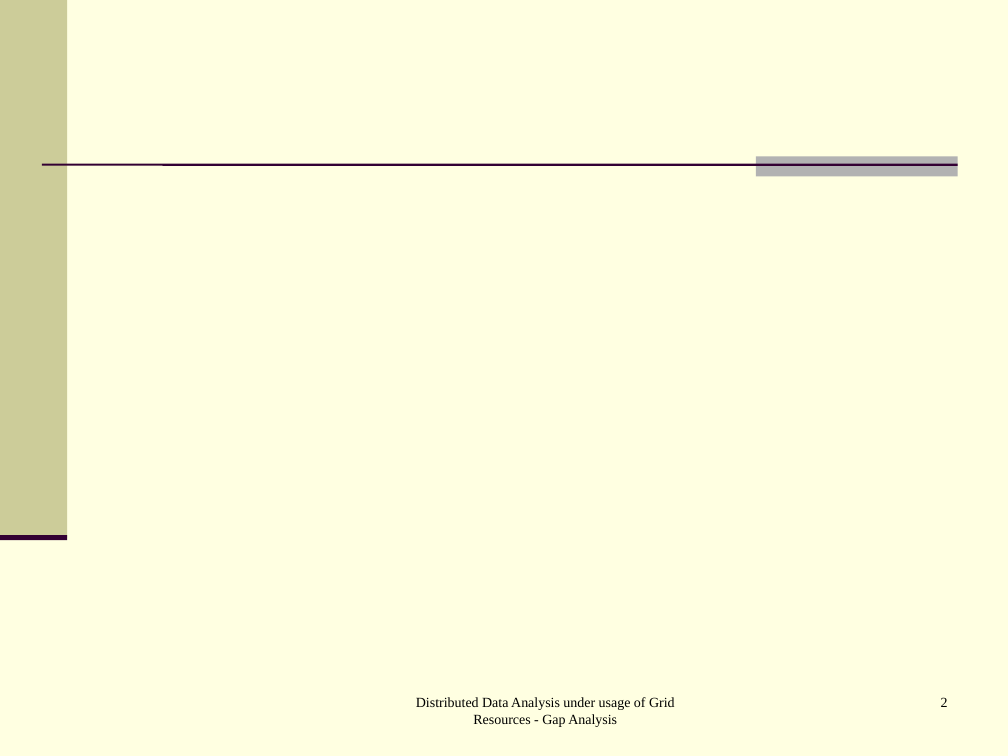
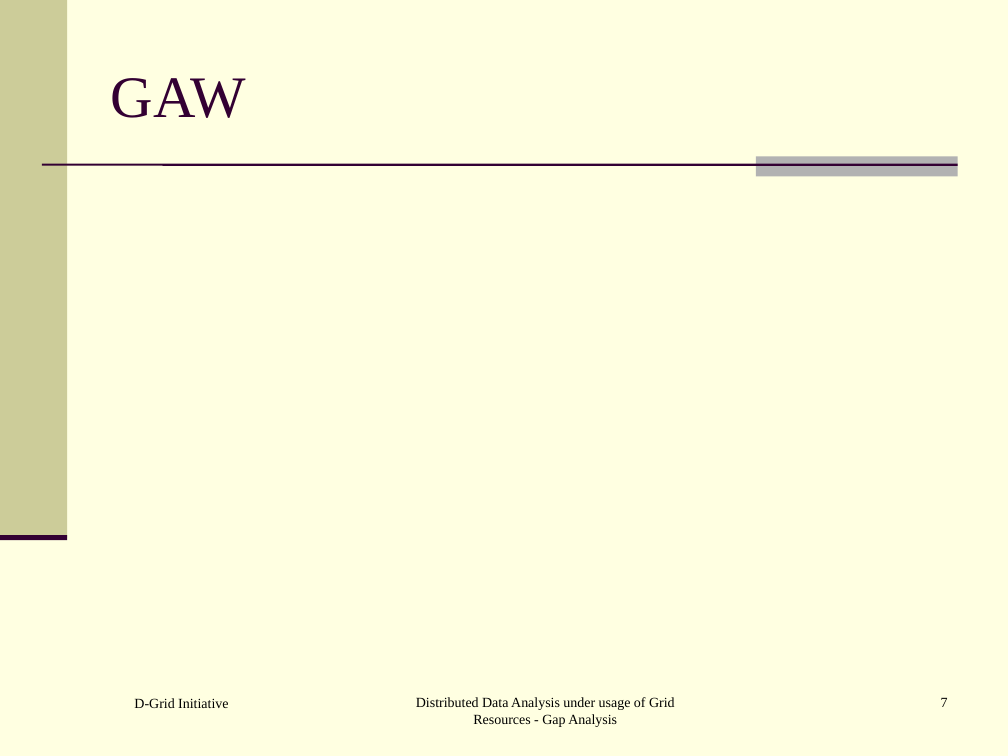
Before and after one commit to AnarManafov/PoDDocumentation, a slide deck: slide 7 of HEPCG-Workshops/2006-Nov/HEPCG-Workshops-2006-Nov.ppt (slide 2 before the commit). Drawn at 1008x756 pixels with LibreOffice and Linux fonts; fonts in the diff are those of the drawing. Boxes give left, top, right and bottom in pixels: in the first picture for what was removed or moved away, otherwise in the second. Text is boxed around its words. In the diff, an @@ line names an element or a change of style, - is before the commit and + after.

```diff
--- a/HEPCG-Workshops/2006-Nov/HEPCG-Workshops-2006-Nov.ppt
+++ b/HEPCG-Workshops/2006-Nov/HEPCG-Workshops-2006-Nov.ppt
@@ title added at (111,78,247,118), 42 pt, text #330033 @@
+GAW
@@ text added at (134,698,228,708), 10 pt, text #000000 @@
+D-Grid Initiative
@@ page number at (941,697,948,707): text changed @@
-2
+7
```
Also in this commit, not shown: 1 other slide changed, 10 slides added.
